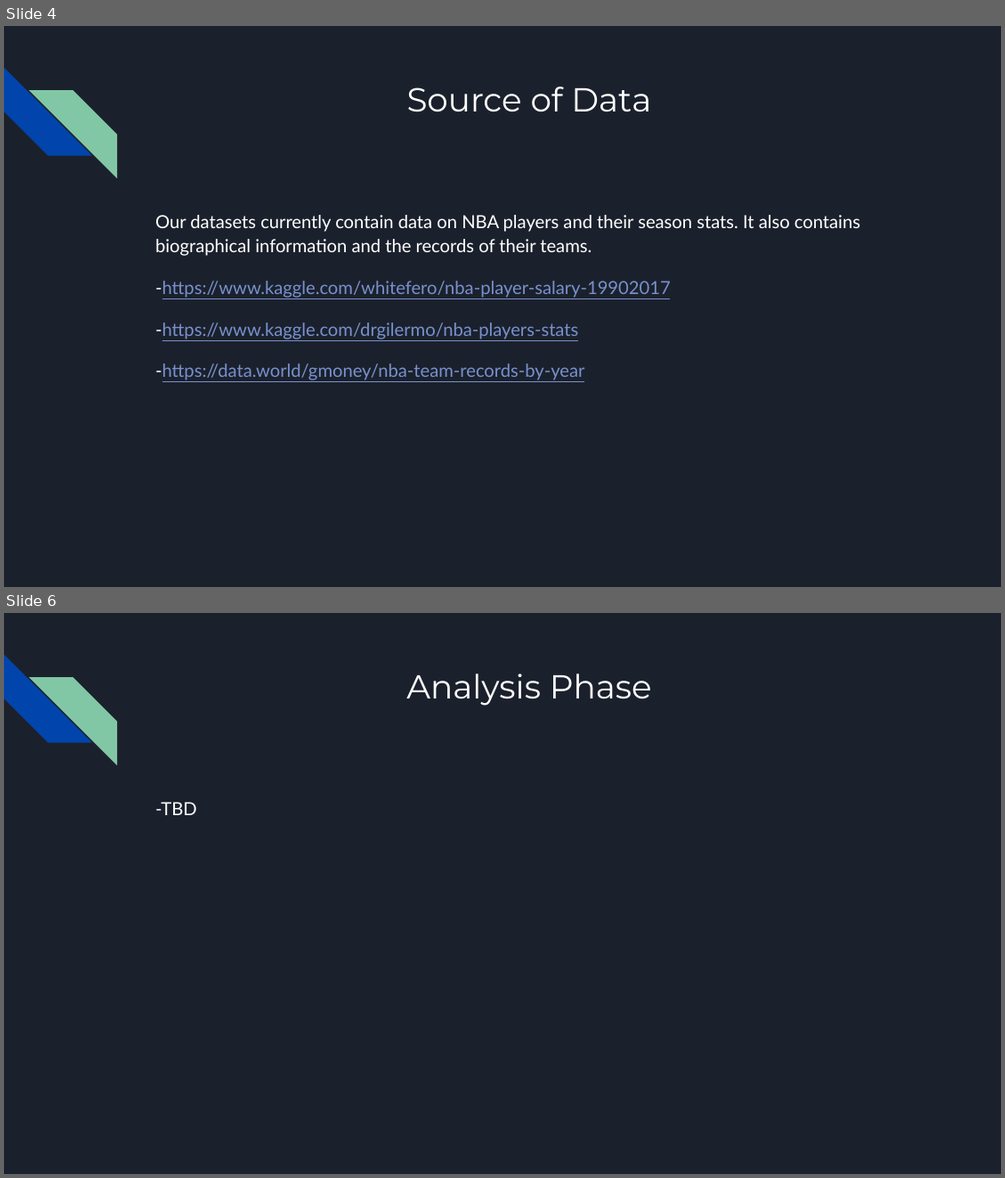
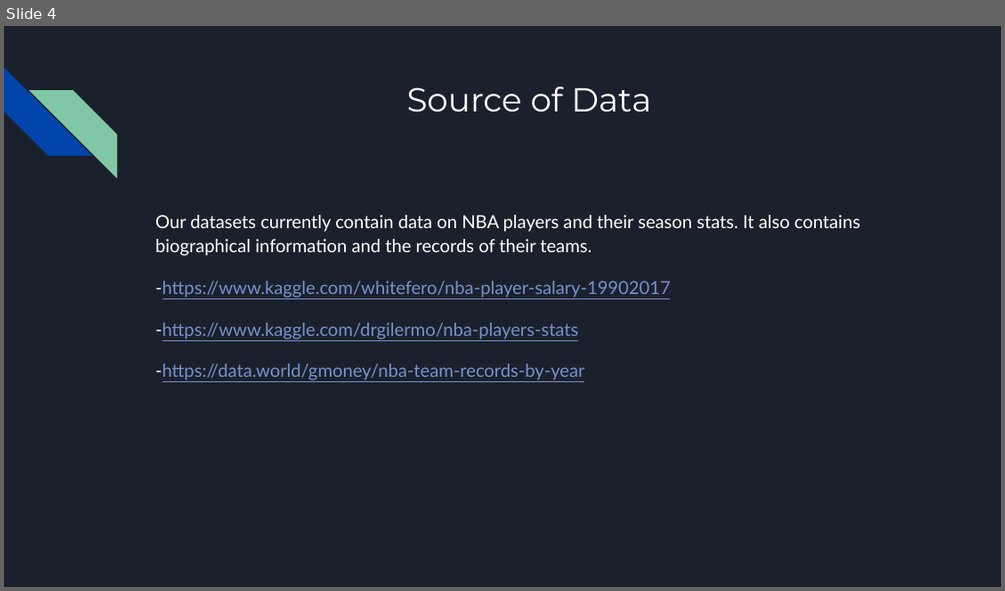
Before and after one commit to nickferrar/NBA_Salaries, a slide deck: Presentation/nba_player_salaries.pptx. Shown one above the other, each under a label of ours: slides 4 and 6 before the commit, slide 4 after it; the slides between them are not shown. The pictures are 1005x1178 and 1005x591 pixels, drawn with LibreOffice and Linux fonts; fonts in the diff are those of the drawing. Boxes give left, top, right and bottom in pixels: in the first picture for what was removed or moved away, otherwise in the second. Text is boxed around its words. In the diff, an @@ line names an element or a change of style, - is before the commit and + after.

```diff
--- a/Presentation/nba_player_salaries.pptx
+++ b/Presentation/nba_player_salaries.pptx
@@ slide 6 removed at <box>4,613,1001,1174</box>, background #1B212C; not listed: 2 template elements that a slide beside it also shows @@
@@ title removed at <box>406,674,652,706</box> @@
-Analysis Phase
@@ text removed at <box>155,802,197,815</box> @@
--TBD
```
Also in this commit, not shown: 3 slides changed, 3 slides added, 1 other slide removed.
